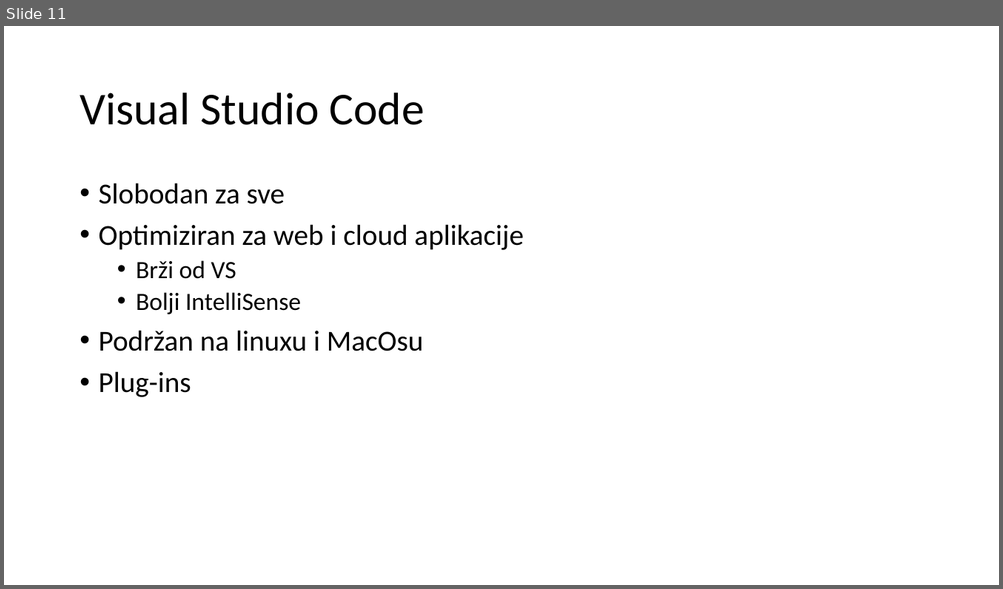
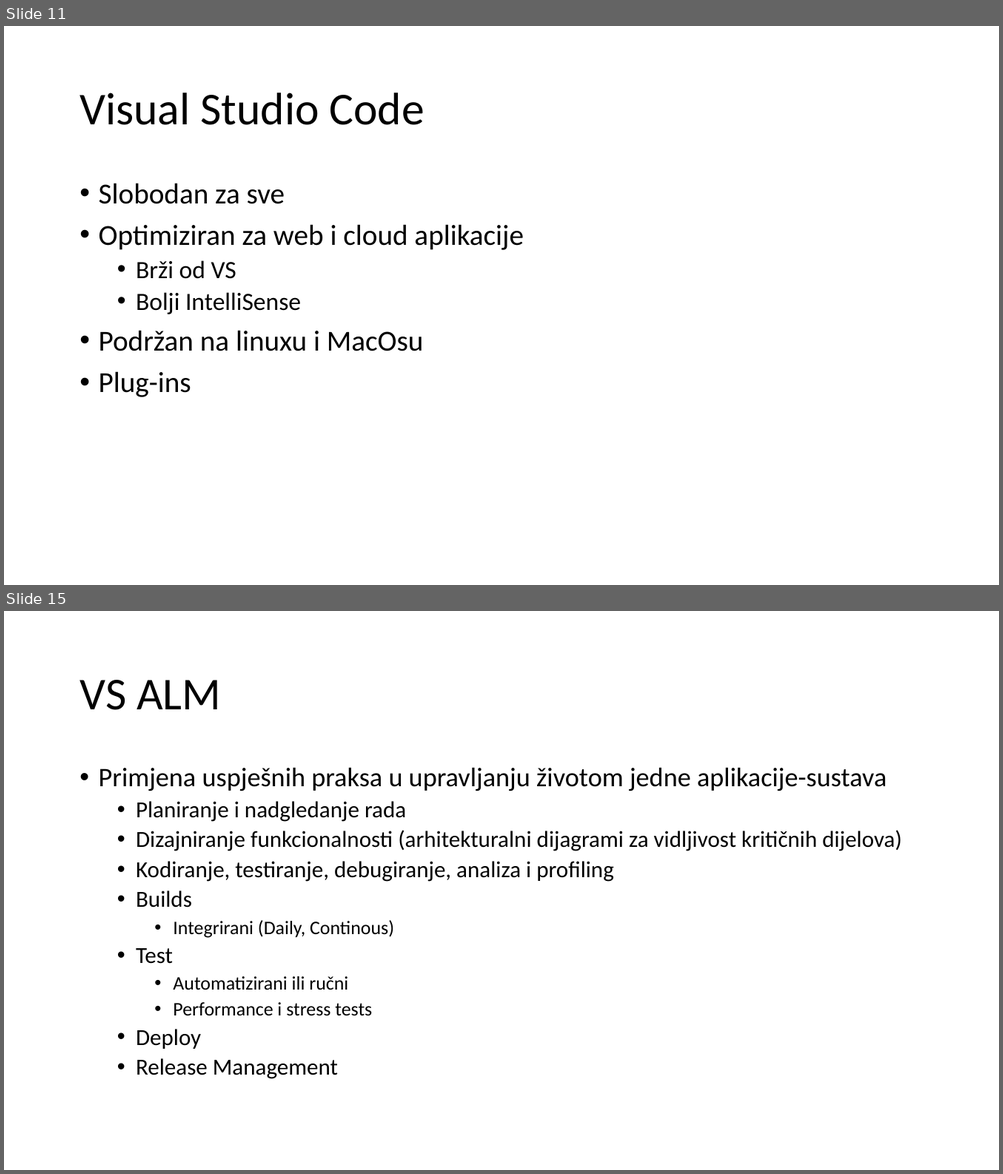
Before and after one commit to mmssniper/angular-workshop, a slide deck: prezentacije/1-3 Alati u razvoju.pptx. Shown one above the other, each under a label of ours: slide 11 before the commit, slides 11 and 15 after it; the slides between them are not shown. The pictures are 1003x589 and 1003x1174 pixels, drawn with LibreOffice and Linux fonts; fonts in the diff are those of the drawing. Boxes give left, top, right and bottom in pixels: in the first picture for what was removed or moved away, otherwise in the second. Text is boxed around its words. In the diff, an @@ line names an element or a change of style, - is before the commit and + after.

```diff
--- a/prezentacije/1-3 Alati u razvoju.pptx
+++ b/prezentacije/1-3 Alati u razvoju.pptx
@@ slide 15 added at bbox=[4, 611, 999, 1170], background #FFFFFF @@
@@ title added at bbox=[79, 680, 221, 710], 44 pt, text #000000 @@
+VS ALM
@@ text added at bbox=[99, 767, 902, 1079], 22.2 pt, text #000000 @@
+• Primjena uspješnih praksa u upravljanju životom jedne aplikacije-sustava
+  • Planiranje i nadgledanje rada
+  • Dizajniranje funkcionalnosti (arhitekturalni dijagrami za vidljivost kritičnih dijelova)
+  • Kodiranje, testiranje, debugiranje, analiza i profiling
+  • Builds
+    • Integrirani (Daily, Continous)
+  • Test
+    • Automatizirani ili ručni
+    • Performance i stress tests
+  • Deploy
+  • Release Management
```
Also in this commit, not shown: 2 slides changed, 2 other slides added, 2 other files.
